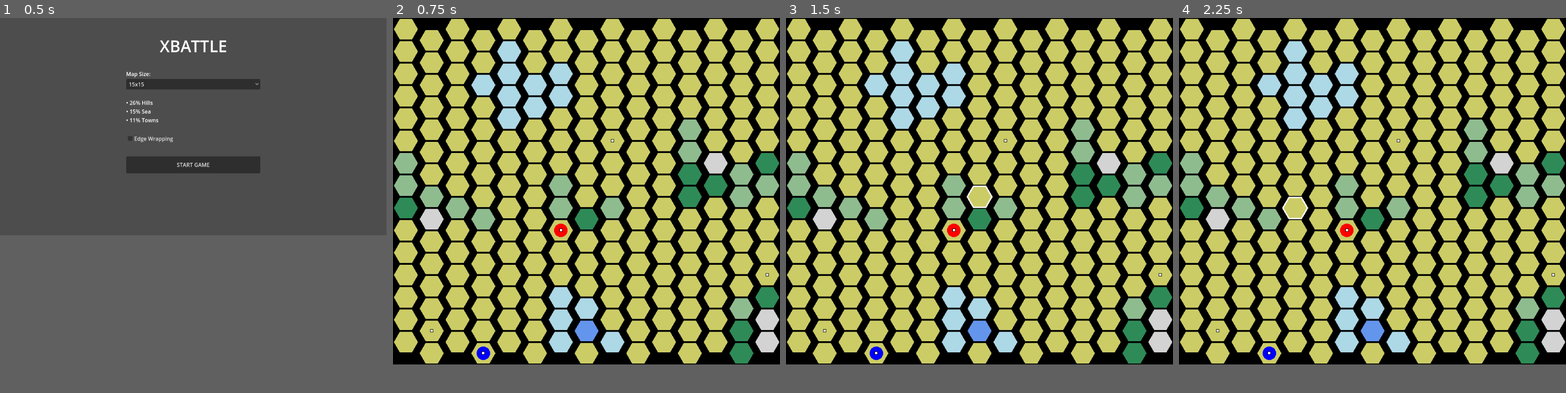
Above: before the commit, frames 1-4 (left to right).
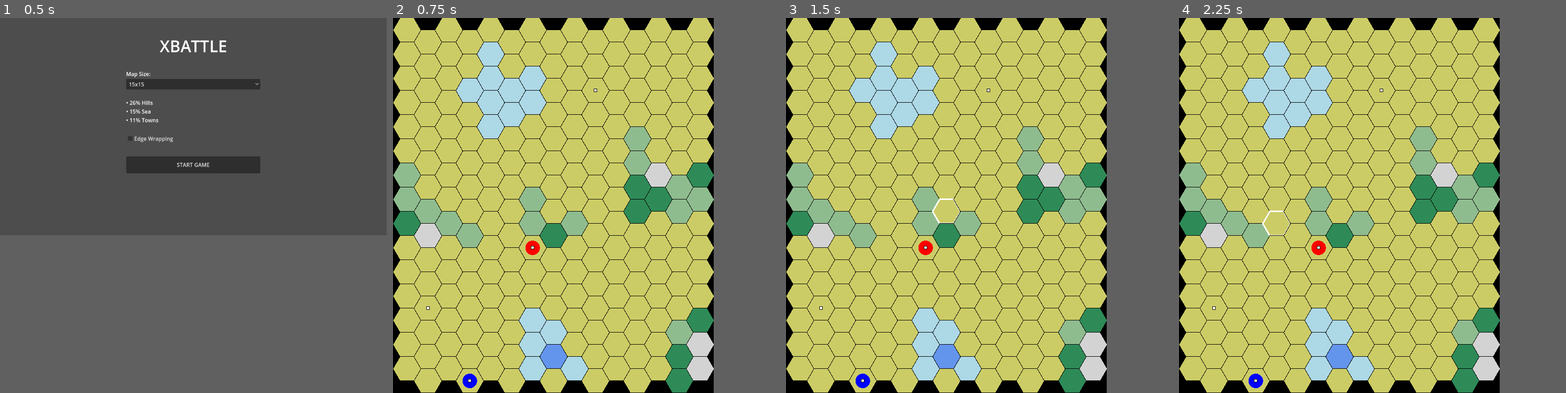
Above: after the commit, the same moments.

Repository: mmehmet/xbattle
Game: Godot game, scene res://Main.tscn
Same seed, same stepped clock (60 frames per second), same inputs: the game is played once before the commit and once after it.
Inputs (mouse positions are in pixels of both pictures, inside the frame that each line leads up to):
- Up to frame 1 (0.5 s): no input
- Up to frame 2 (0.75 s): click "START GAME" at 0.5 s
- Up to frame 3 (1.5 s): tap Enter at 1.25, 1.35 s; move the mouse to (979, 126) at 1.27 s; click (979, 126) at 1.42 s
- Up to frame 4 (2.25 s): tap Space at 2 s; move the mouse to (1295, 138) at 2.02 s; tap Keypad Enter at 2.1 s; click (1295, 138) at 2.17 s
In our replay, in frame 2 the window is 800x716 before the commit and 663x775 after it. These sizes can differ from the game's own. Grey fills any space a smaller window leaves; there, only what the larger window draws over its background counts as a difference.

Frame 1 is identical in both runs. In frame 2, 53% of the frame differs, in the area x 0-100%, y 0-100%; in frame 3, 53%; in frame 4, 53%.

Commit message:
fix some tiling issues

Diff:
--- a/scripts/Board.gd
+++ b/scripts/Board.gd
@@ -28,15 +28,15 @@
 # Board configuration
 @export var width: int = 15
 @export var height: int = 15
-@export var cell_size: int = Cell.DEFAULT_CELL_SIZE
 @export var border_width: int = 1
 @export var show_direction_vectors: bool = true
 @export var show_troop_numbers: bool = false
 
 # Cell storage
+var cell_height: int = Cell.DEFAULT_CELL_SIZE
+var cell_width = 2 * cell_height / sqrt(3)
 var cells: Array[Array] = []  # 2D array of Cell objects
 var cell_list: Array[Cell] = []  # 1D list for iteration
-var radius = cell_size * 0.577
 
 # Game reference
 var game_manager: GameManager
@@ -55,21 +55,12 @@
     set_anchors_and_offsets_preset(Control.PRESET_FULL_RECT)
     gui_input.connect(_on_gui_input)
     setup_initial_window()
-    var delme = get_viewport().get_visible_rect().size
-    print("window is NOW %d x %d" % [delme.x, delme.y])
     get_viewport().size_changed.connect(_on_viewport_resized)
 
 func _on_viewport_resized():
-    #calculate_scaling()
+    var viewport = get_viewport().get_visible_rect().size
+    calculate_scaling(viewport.x, viewport.y)
     queue_redraw()
-
-func setup_initial_window():
-    var hex_width = radius * 2
-    var board_width = width * hex_width
-    var board_height = height * cell_size + cell_size * 0.5
-    print("Calculated width: %d and height %d from %d x %d cell" % [board_width, board_height, hex_width, cell_size])
-
-    get_window().size = Vector2i(int(board_width), int(board_height))
 
 func get_hex_directions(x: int) -> Array[Vector2i]:
     if x % 2 == 0:  # Even column
@@ -145,10 +136,25 @@
     return null
 
 func get_cell_at_position(pos: Vector2) -> Cell:
-    var hex_width = radius * 2
-    var cell_x = int(pos.x / hex_width)
-    var cell_y = int((pos.y - (cell_x % 2) * cell_size * 0.5) / cell_size)
-    return get_cell(cell_x, cell_y)
+    # Rough grid position
+    var grid_x = int(pos.x / (cell_width * 0.75))
+    var grid_y = int((pos.y - (grid_x % 2) * cell_height * 0.5) / cell_height)
+
+    # Check this cell and neighbors
+    for dx in range(-1, 2):
+        for dy in range(-1, 2):
+            var test_x = grid_x + dx
+            var test_y = grid_y + dy
+            var cell = get_cell(test_x, test_y)
+            if cell and point_in_hex(pos, cell):
+                return cell
+
+    return null
+
+func point_in_hex(point: Vector2, cell: Cell) -> bool:
+    var center = get_hex_center(cell)
+    var distance = point.distance_to(center)
+    return distance <= cell_width * 0.5
 
 # TERRAIN GENERATION
 func generate_terrain(hill_density: int = 0, sea_density: int = 0, forest_density: int = 0):
@@ -168,7 +174,7 @@
 
 func place_random_towns(town_density: int):
     for cell in cell_list:
-        if cell.level <= 1 and town_density > 0 and randi() % 100 < town_density:
+        if cell.level >= 0 and town_density > 0 and randi() % 100 < town_density:
             cell.growth = 50 + randi() % 51
 
 func place_player_bases(player_count: int, base_count_per_player: int = 1):
@@ -201,14 +207,26 @@
     return true
 
 # RENDERING
-#func calculate_scaling():
-    #var viewport_size = get_viewport().get_visible_rect().size
-    #var wide = viewport_size.x / width
-    #var tall = viewport_size.y / height
-    #cell_size = min(wide, tall)
-    #radius = cell_size * 0.577
-    #hex_width = radius * 2
-    #print("Calculated cell_size: %d" % cell_size)
+func setup_initial_window():
+    var board_width = width * cell_width * 3 / 4 + cell_width / 4
+    var board_height = height * cell_height + cell_height * 0.5
+    print("window is %d x %d with %d x %d cell" % [board_width, board_height, cell_width, cell_height])
+
+    get_window().size = Vector2i(int(board_width), int(board_height))
+
+func calculate_scaling(x: int, y: int):
+    # Scale to fit height
+    var height_scale = y / (height + 1)
+
+    # Scale to fit width
+    var board_width = width * 0.75 + 0.25
+    var width_scale = x / board_width
+
+    # Use smaller scale
+    var scale = min(height_scale, width_scale / (2 / sqrt(3)))
+
+    cell_height = int(scale)
+    cell_width = 2 * cell_height / sqrt(3)
 
 func _draw():
     draw_rect(Rect2(Vector2.ZERO, size), Color.BLACK)
@@ -252,20 +270,21 @@
         draw_polyline(border_points, Color.WHITE, 3)
 
 func get_hex_center(cell: Cell) -> Vector2:
-    var hex_width = radius * 2
-    var x_pos = cell.x * hex_width
-    var y_pos = cell.y * cell_size + (cell.x % 2) * cell_size * 0.5
-    return Vector2(x_pos + radius, y_pos + cell_size * 0.5)
+    var x_radius = cell_width / 2
+    var y_radius = cell_height / 2
+    var x_pos = cell.x * cell_width * 0.75
+    var y_pos = cell.y * cell_height + (cell.x % 2) * y_radius
+    return Vector2(x_pos + x_radius, y_pos + y_radius)
 
 func get_hex_points(cell: Cell) -> PackedVector2Array:
+    var points = PackedVector2Array()
     var center = get_hex_center(cell)
-    var radius_sm = cell_size * 0.55
-    var points = PackedVector2Array()
+    var radius = cell_width / 2
 
     for i in Cell.MAX_DIRECTIONS:
         var angle = PI / 3 * i
-        var x = center.x + cos(angle) * radius_sm
-        var y = center.y + sin(angle) * radius_sm
+        var x = center.x + cos(angle) * radius
+        var y = center.y + sin(angle) * radius
         points.append(Vector2(x, y))
 
     return points
@@ -275,9 +294,9 @@
     var troop_count = cell.get_troop_count()
 
     if troop_count > 0:
-        var max_radius = cell_size * 0.3
+        var max_radius = cell_height * 0.3
         var radius = max_radius * (float(troop_count) / float(cell.get_max_capacity()))
-        radius = max(radius, 3.0)
+        radius = max(radius, 4.0)
 
         draw_circle(center, radius, player_color)
 
@@ -327,10 +346,9 @@
     for i in cell.direction_vectors.size():
         if cell.direction_vectors[i]:
             var dir_vec = get_render_direction(i)
-            var end_pos = center + dir_vec * (cell_size * 0.3)
+            var end_pos = center + dir_vec * (cell_height * 0.3)
 
             draw_line(center, end_pos, Color.WHITE, 2.0)
-            draw_arrow_head(end_pos, dir_vec, Color.WHITE)
 
 func get_render_direction(direction_index: int) -> Vector2:
     # Convert logical grid directions to visual directions
@@ -342,16 +360,6 @@
         4: return Vector2(0.866, 0.5)   # RIGHT_DOWN
         5: return Vector2(0.866, -0.5)  # RIGHT_UP
         _: return Vector2.ZERO
-
-func draw_arrow_head(pos: Vector2, direction: Vector2, color: Color):
-    var size = 4.0
-    var angle = direction.angle()
-
-    var p1 = pos + Vector2(cos(angle + 2.5), sin(angle + 2.5)) * size
-    var p2 = pos + Vector2(cos(angle - 2.5), sin(angle - 2.5)) * size
-
-    draw_line(pos, p1, color, 2.0)
-    draw_line(pos, p2, color, 2.0)
 
 func get_terrain_color(level: int) -> Color:
     if terrain_colors.has(level):
